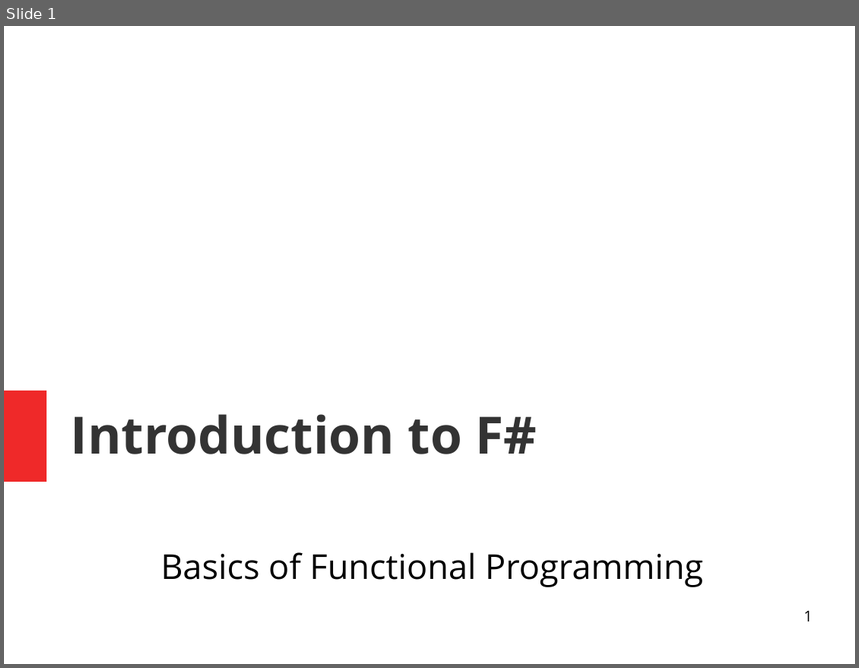
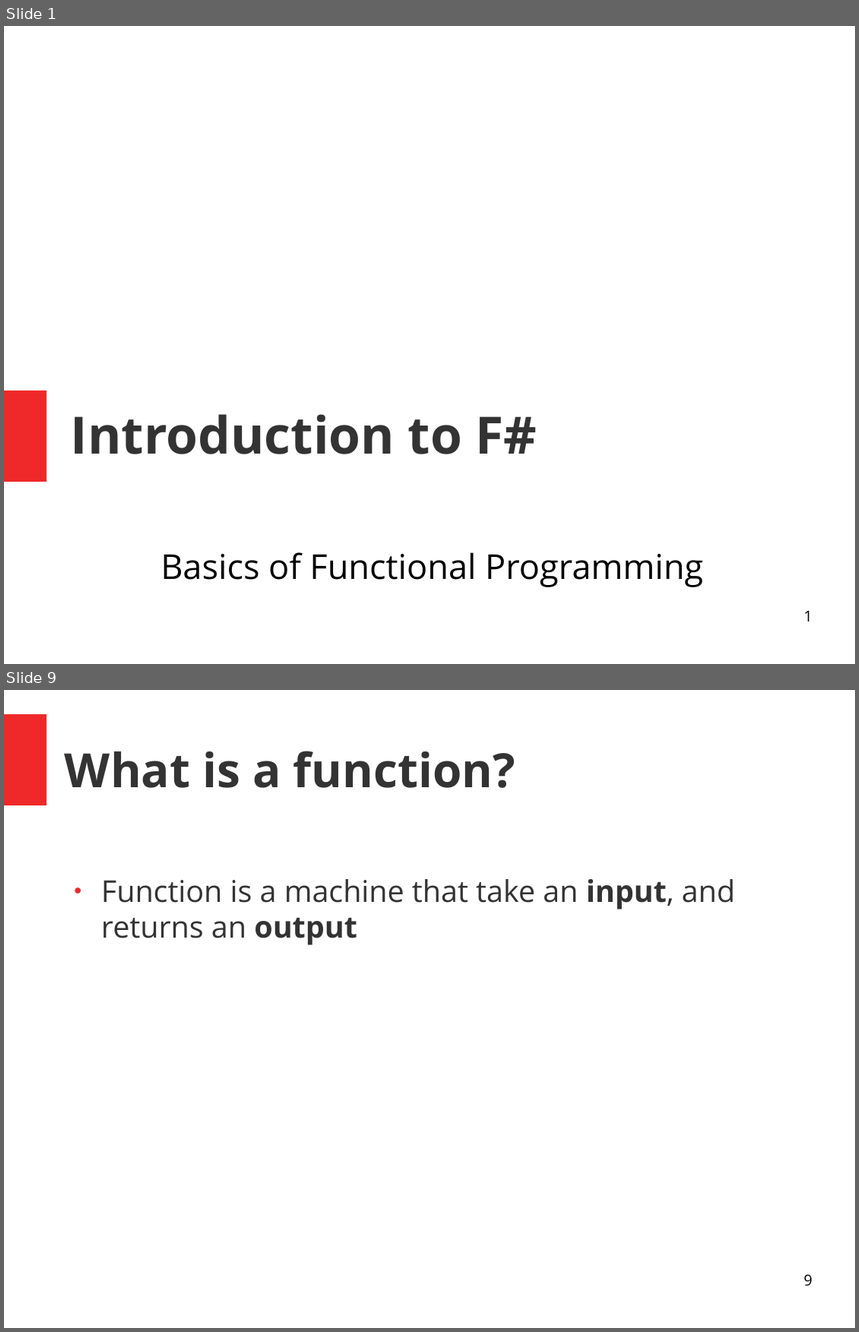
Before and after one commit to ChangHaiBin/FSharpPowerPoint, a slide deck: FSharp Talk.odp. Shown one above the other, each under a label of ours: slide 1 before the commit, slides 1 and 9 after it; the slides between them are not shown. The pictures are 859x668 and 859x1332 pixels, drawn with LibreOffice and Linux fonts; fonts in the diff are those of the drawing. Boxes give left, top, right and bottom in pixels: in the first picture for what was removed or moved away, otherwise in the second. Text is boxed around its words. In the diff, an @@ line names an element or a change of style, - is before the commit and + after.

```diff
--- a/FSharp Talk.odp
+++ b/FSharp Talk.odp
@@ slide 9 added at (x1=4, y1=690, x2=855, y2=1328), background #FFFFFF @@
@@ rectangle added at (x1=4, y1=714, x2=47, y2=805), fill #EF2929 @@
@@ title added at (x1=65, y1=751, x2=515, y2=788), 44 pt, text #333333, bold @@
+What is a function?
@@ text added at (x1=101, y1=879, x2=735, y2=945), 28 pt, text #333333 @@
+● Function is a machine that take an input, and returns an output
@@ page number added at (x1=804, y1=1274, x2=813, y2=1287), 14 pt, text #000000 @@
+9
```
Also in this commit, not shown: 2 slides changed, 21 other slides added.
